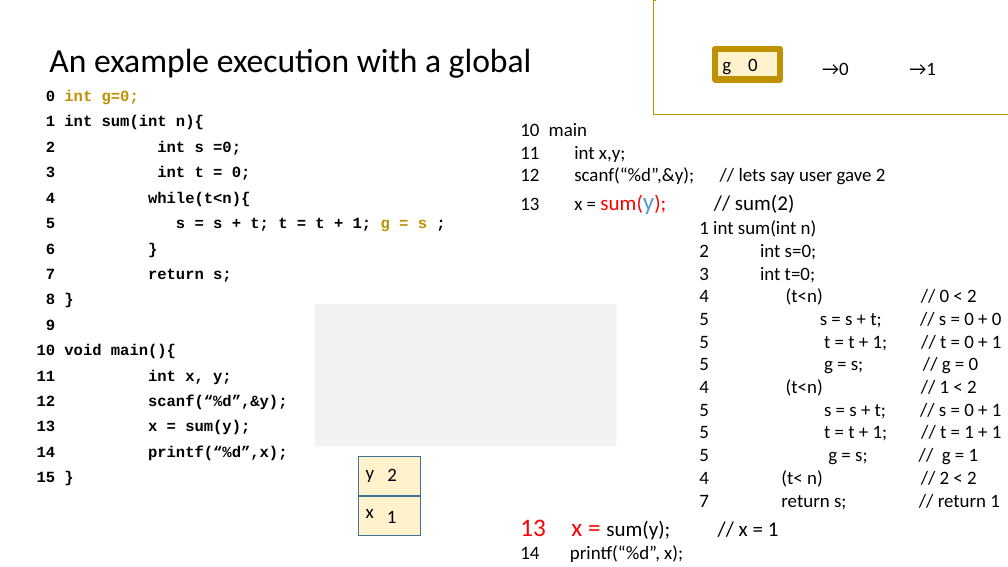
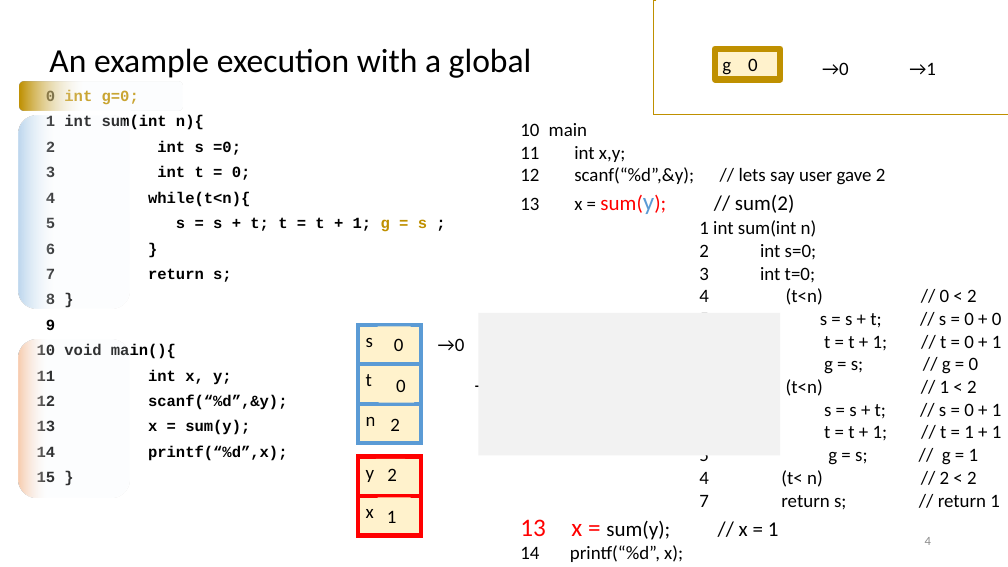
Before and after one commit to rbadrinath/FCP, a slide deck: slide 4 of CLASS/Function-call.pptx. Drawn at 1008x567 pixels with LibreOffice and Linux fonts; fonts in the diff are those of the drawing. Boxes give left, top, right and bottom in pixels: in the first picture for what was removed or moved away, otherwise in the second. Text is boxed around its words. In the diff, an @@ line names an element or a change of style, - is before the commit and + after.

Commit message:
new examples

```diff
--- a/CLASS/Function-call.pptx
+++ b/CLASS/Function-call.pptx
@@ rounded rectangle added at [20, 82, 183, 110], fill gradient #F7FAFD to #BF9000 @@
@@ rounded rectangle added at [19, 115, 129, 309], fill gradient #F7FAFD to #BDD7EE @@
@@ rectangle added at [358, 325, 421, 368], fill #FFF2CC, outline #5B9BD5 4 pt, 18 pt, text #000000 @@
+s
@@ text added at [377, 327, 411, 357], 18 pt, text #000000 @@
+??
@@ rectangle: place and size @@
-rectangle at [315, 304, 616, 446]
+rectangle at [479, 313, 780, 455]
@@ rounded rectangle added at [19, 340, 129, 498], fill gradient #F7FAFD to #F8CBAD @@
@@ rectangle added at [378, 330, 412, 360], fill #FFF2CC, 18 pt, text #000000 @@
+0
@@ text added at [438, 338, 465, 351], 18 pt, text #000000 @@
+→0
@@ rectangle added at [358, 364, 421, 404], fill #FFF2CC, outline #5B9BD5 4 pt, 18 pt, text #000000 @@
+t
@@ text added at [379, 372, 414, 402], 18 pt, text #000000 @@
+??
@@ text added at [396, 379, 406, 392], 18 pt, text #000000 @@
+0
@@ text added at [475, 385, 502, 387], 18 pt, text #000000 @@
+→1
@@ rectangle added at [358, 404, 421, 443], fill #FFF2CC, outline #5B9BD5 4 pt, 18 pt, text #000000 @@
+n
@@ text added at [390, 418, 400, 431], 18 pt, text #000000 @@
+2
@@ rectangle "y" at [358, 457, 421, 496]: outline #43739E 1 pt to #FF0000 4 pt @@
@@ rectangle "x" at [358, 496, 421, 535]: outline #43739E 1 pt to #FF0000 4 pt @@
@@ rectangle "1": place and size @@
-rectangle "1" at [387, 510, 397, 523]
+rectangle "1" at [380, 501, 405, 532]
@@ page number added at [925, 537, 931, 545], 12 pt, text #8C8C8C @@
+4
```
Also in this commit, not shown: 20 other slides changed, 3 slides added, 6 other files.
